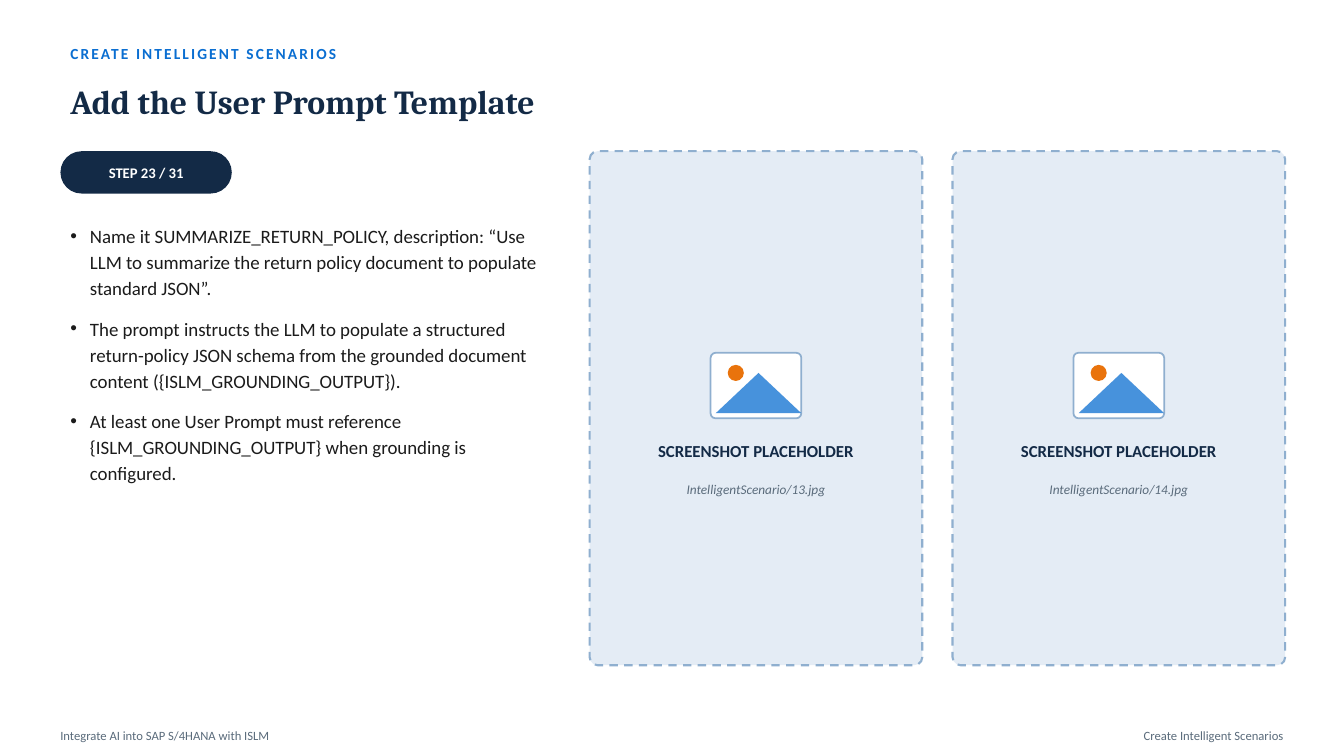
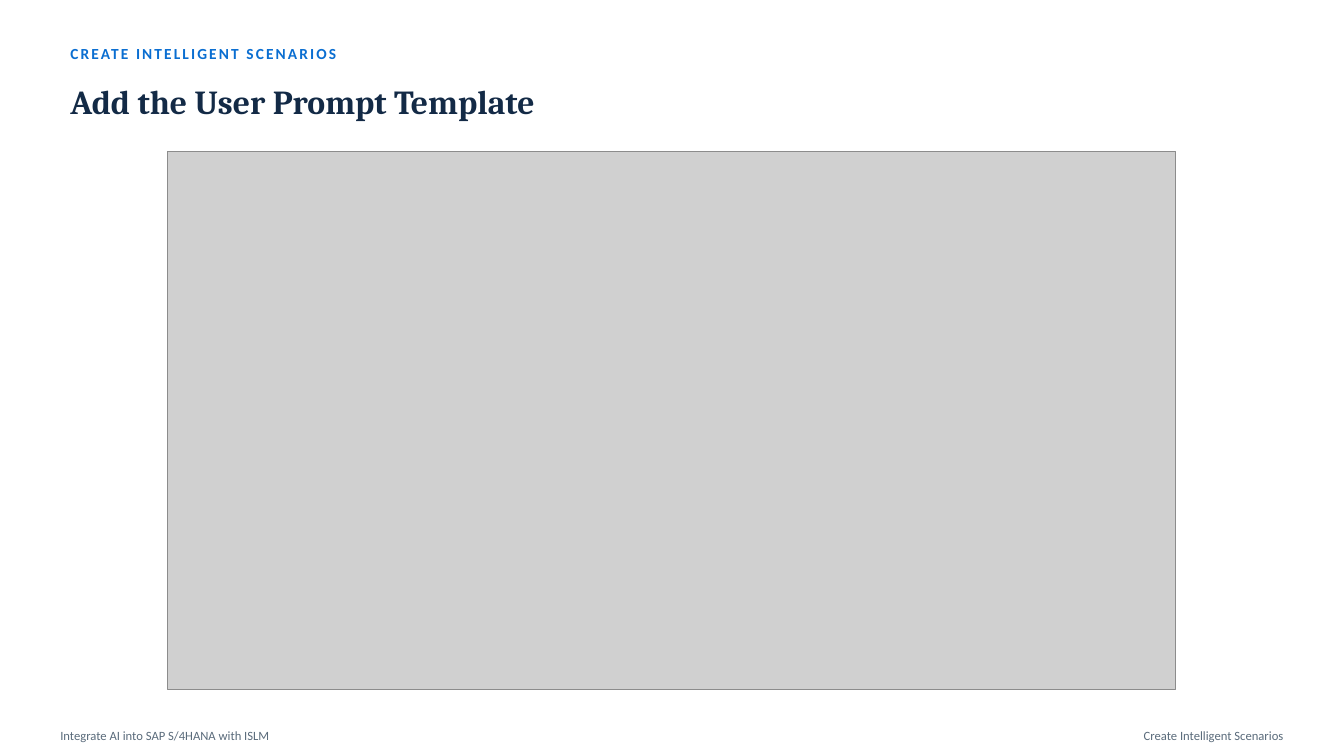
Before and after one commit to akhilgeo/akhilgeorge.com, a slide deck: slide 23 of assets/AI/ISLM.pptx (slide 30 before the commit). Drawn at 1344x756 pixels with LibreOffice and Linux fonts; fonts in the diff are those of the drawing; grey boxes stand for pictures. Boxes give left, top, right and bottom in pixels: in the first picture for what was removed or moved away, otherwise in the second. Text is boxed around its words. In the diff, an @@ line names an element or a change of style, - is before the commit and + after.

```diff
--- a/assets/AI/ISLM.pptx
+++ b/assets/AI/ISLM.pptx
@@ rounded rectangle removed at bbox=[60, 151, 232, 194] @@
@@ text removed at bbox=[109, 168, 184, 178] @@
-STEP 23 / 31
@@ picture added at bbox=[168, 151, 1177, 690] @@
@@ rounded rectangle removed at bbox=[590, 151, 923, 665] @@
@@ rounded rectangle removed at bbox=[953, 151, 1286, 665] @@
@@ text removed at bbox=[90, 229, 536, 484] @@
-• Name it SUMMARIZE_RETURN_POLICY, description: “Use LLM to summarize the return policy document to populate standard JSON”.
-• The prompt instructs the LLM to populate a structured return-policy JSON schema from the grounded document content ({ISLM_GROUNDING_OUTPUT}).
-• At least one User Prompt must reference {ISLM_GROUNDING_OUTPUT} when grounding is configured.
@@ rounded rectangle removed at bbox=[711, 353, 802, 418] @@
@@ rounded rectangle removed at bbox=[1074, 353, 1165, 418] @@
@@ triangle removed at bbox=[716, 373, 802, 413] @@
@@ ellipse removed at bbox=[728, 365, 744, 381] @@
@@ triangle removed at bbox=[1079, 373, 1165, 413] @@
@@ ellipse removed at bbox=[1091, 365, 1107, 381] @@
@@ text removed at bbox=[658, 446, 853, 457] @@
-SCREENSHOT PLACEHOLDER
@@ text removed at bbox=[1021, 446, 1216, 457] @@
-SCREENSHOT PLACEHOLDER
@@ text removed at bbox=[687, 485, 826, 496] @@
-IntelligentScenario/13.jpg
@@ text removed at bbox=[1049, 485, 1188, 496] @@
-IntelligentScenario/14.jpg
```
Also in this commit, not shown: 26 other slides changed, 3 slides added, 32 slides removed.
